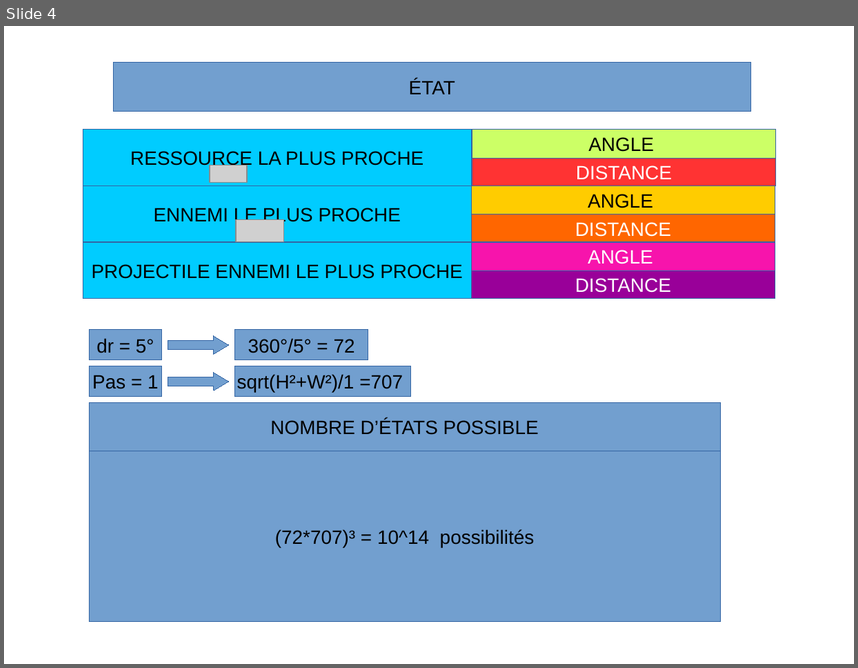
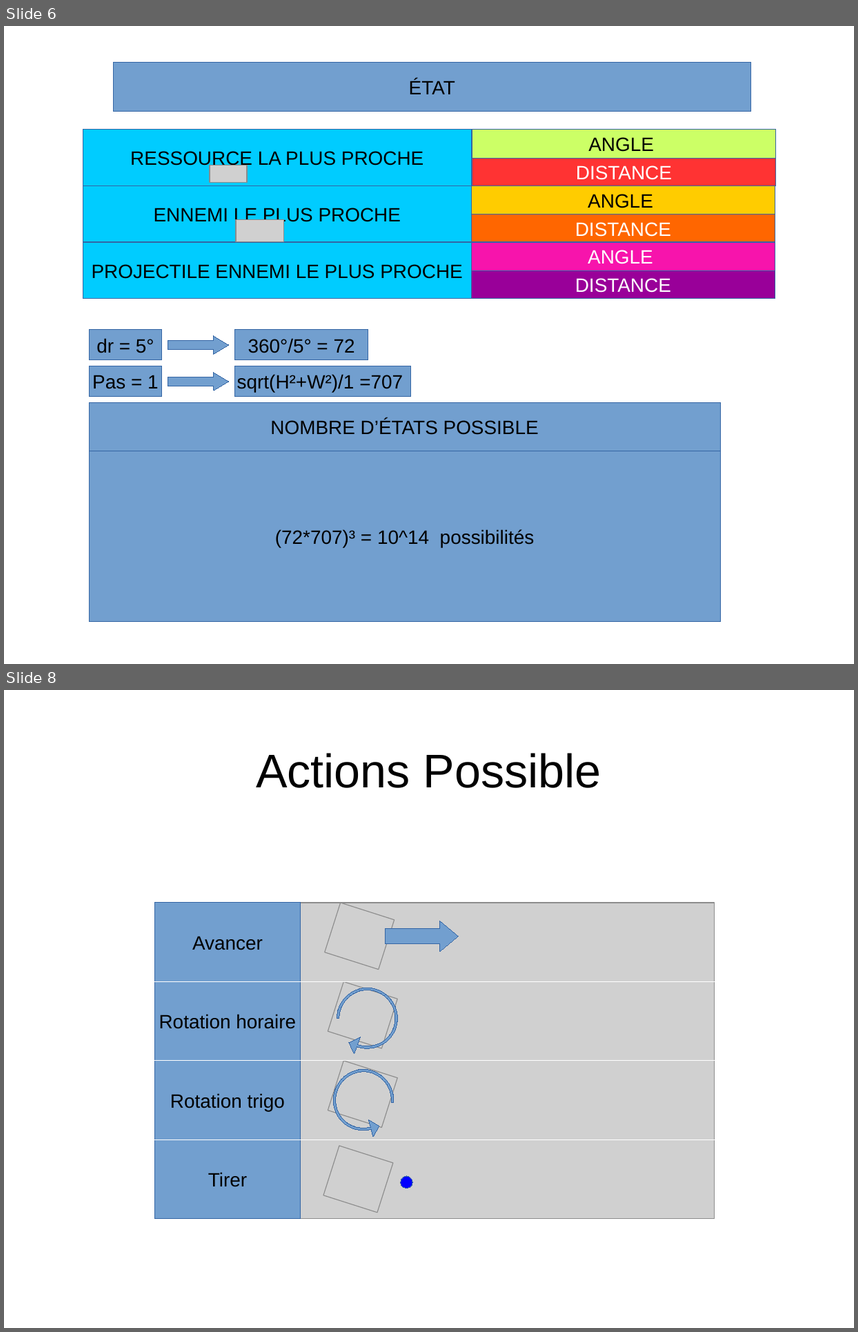
Before and after one commit to pfpimenta/projet_majeure, a slide deck: Presentation.odp. Shown one above the other, each under a label of ours: slide 4 before the commit, slides 6 and 8 after it; the slides between them are not shown. The pictures are 858x668 and 858x1332 pixels, drawn with LibreOffice and Linux fonts; fonts in the diff are those of the drawing; grey boxes stand for pictures; background and template pictures are left out. Boxes give left, top, right and bottom in pixels: in the first picture for what was removed or moved away, otherwise in the second. Text is boxed around its words. In the diff, an @@ line names an element or a change of style, - is before the commit and + after.

```diff
--- a/Presentation.odp
+++ b/Presentation.odp
@@ slide 8 added at (x1=4, y1=690, x2=854, y2=1328), background #FFFFFF @@
@@ title added at (x1=256, y1=753, x2=602, y2=788), 44 pt, text #000000 @@
+Actions Possible
@@ rectangle added at (x1=154, y1=903, x2=300, y2=982), fill #729FCF, outline #3465A4 0 pt, 18 pt, text #000000 @@
+Avancer
@@ picture added at (x1=300, y1=903, x2=715, y2=1219) @@
@@ picture added at (x1=325, y1=903, x2=394, y2=969) @@
@@ right arrow added at (x1=386, y1=920, x2=458, y2=951), fill #729FCF, outline #3465A4 0 pt @@
@@ rectangle added at (x1=154, y1=982, x2=300, y2=1061), fill #729FCF, outline #3465A4 0 pt, 18 pt, text #000000 @@
+Rotation horaire
@@ line added from (154, 982) to (715, 982), #FFFFFF 0 pt @@
@@ picture added at (x1=328, y1=982, x2=398, y2=1048) @@
@@ freeform shape added at (x1=337, y1=988, x2=398, y2=1049), fill #729FCF, outline #3465A4 0 pt @@
@@ rectangle added at (x1=154, y1=1061, x2=300, y2=1139), fill #729FCF, outline #3465A4 0 pt, 18 pt, text #000000 @@
+Rotation trigo
@@ line added from (154, 1061) to (715, 1061), #FFFFFF 0 pt @@
@@ picture added at (x1=328, y1=1061, x2=398, y2=1127) @@
@@ freeform shape added at (x1=331, y1=1067, x2=396, y2=1133), fill #729FCF, outline #3465A4 0 pt @@
@@ rectangle added at (x1=154, y1=1140, x2=300, y2=1219), fill #729FCF, outline #3465A4 0 pt, 18 pt, text #000000 @@
+Tirer
@@ line added from (154, 1140) to (715, 1140), #FFFFFF 0 pt @@
@@ picture added at (x1=323, y1=1145, x2=393, y2=1212) @@
@@ ellipse added at (x1=401, y1=1176, x2=413, y2=1188), fill #0000FF, outline #3465A4 0 pt @@
@@ what was slide 4 is now slide 6 @@
```
Also in this commit, not shown: 1 slide changed, 8 other slides added.
